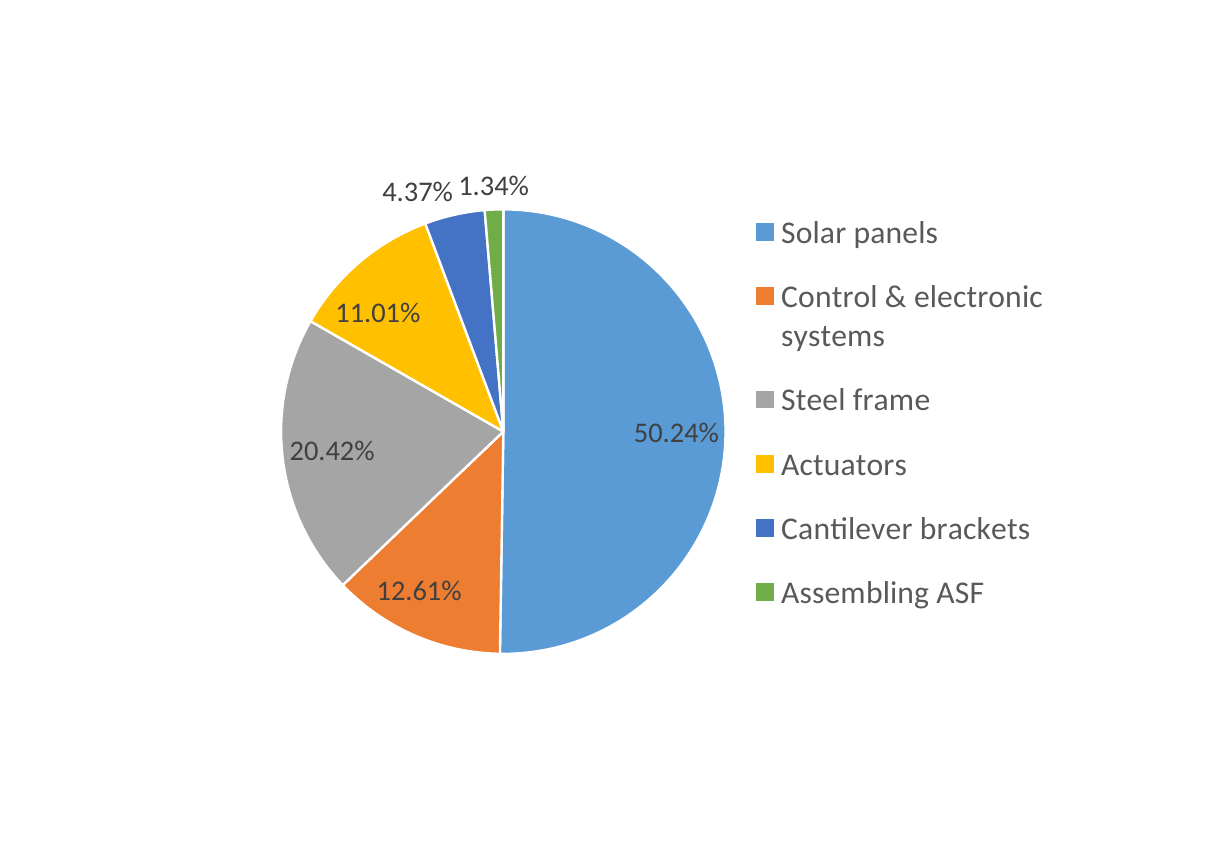
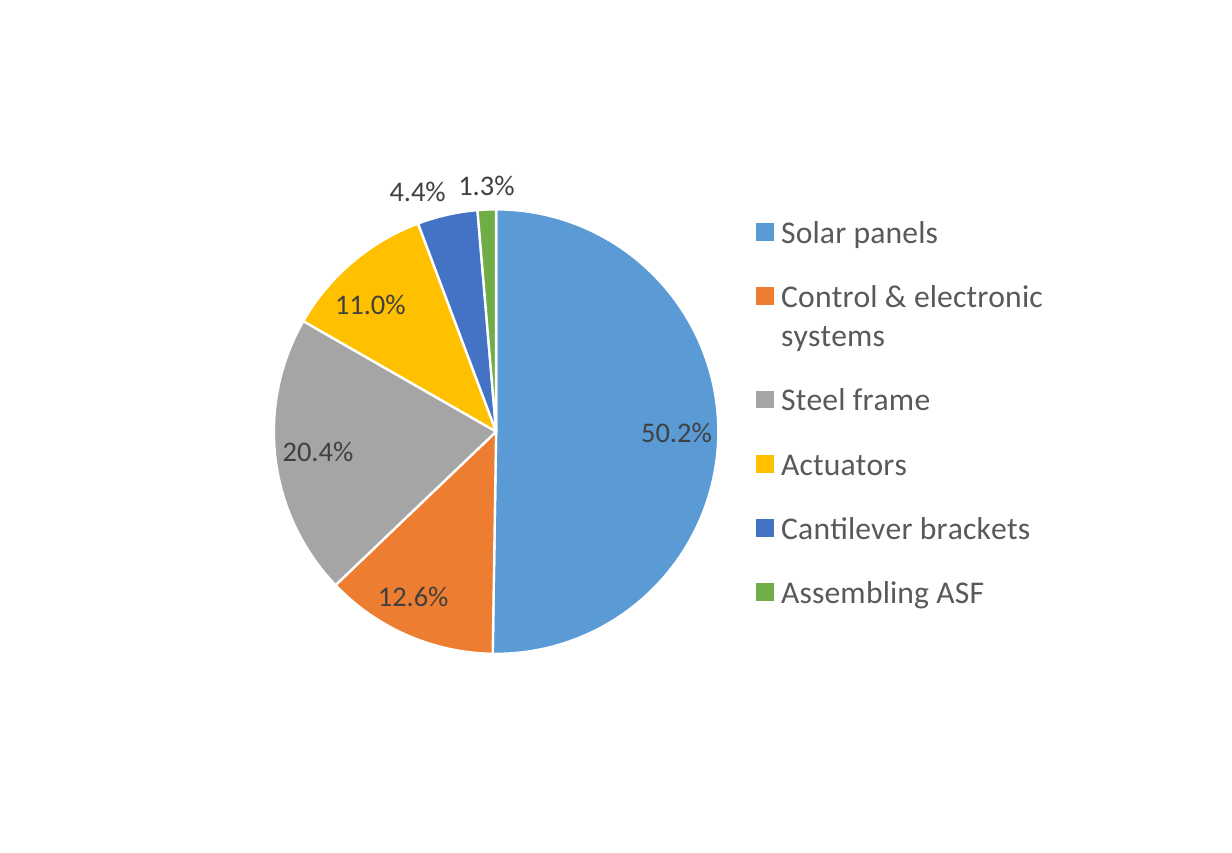
Before and after one commit to architecture-building-systems/LCA_Paper, a slide deck: slide 10 of elsarticle/Images/Thesis charts.pptx. Drawn at 1232x853 pixels with LibreOffice and Linux fonts; fonts in the diff are those of the drawing. Boxes give left, top, right and bottom in pixels: in the first picture for what was removed or moved away, otherwise in the second. Text is boxed around its words. In the diff, an @@ line names an element or a change of style, - is before the commit and + after.

Commit message:
pie

```diff
--- a/elsarticle/Images/Thesis charts.pptx
+++ b/elsarticle/Images/Thesis charts.pptx
@@ pie chart at box(206, 152, 1073, 700) @@
-Series 1: 0.5024, 0.1261, 0.2042, 0.1101, 0.0437, 0.0134
+Series 1: 0.502, 0.126, 0.204, 0.11, 0.044, 0.013
@@ data labels of Series 1 changed @@
```
